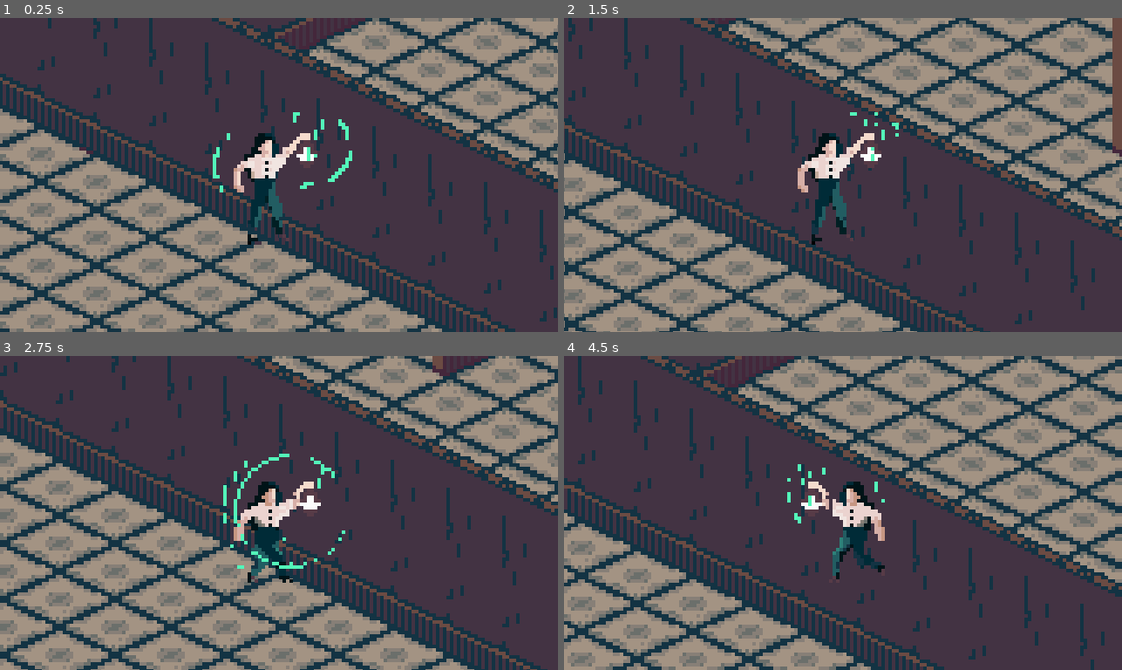
Above: before the commit, frames 1-4 (two rows, left to right).
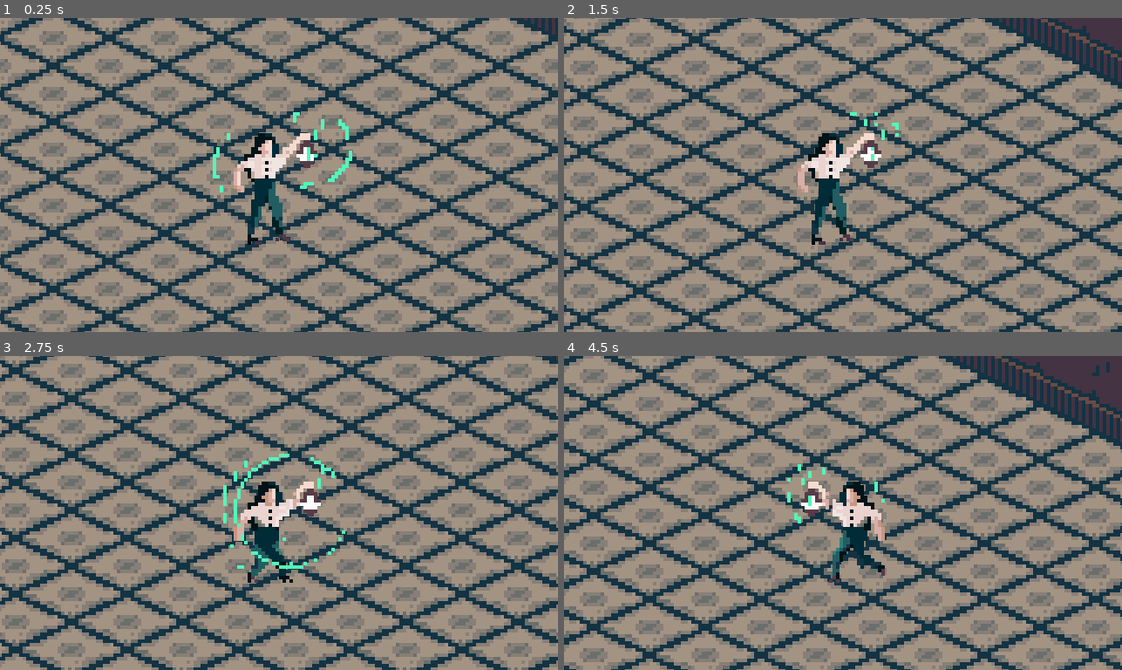
Above: after the commit, the same moments.

Repository: saya9729/Legacy
Game: Godot game, scene res://map.tscn
Same seed, same stepped clock (60 frames per second), same inputs: the game is played once before the commit and once after it.
Inputs:
- Up to frame 1 (0.25 s): no input
- Up to frame 2 (1.5 s): tap Enter at 0.5 s; hold Right (ui_right) 0.53-1.28 s; hold Down (ui_down) from 1.28 s (still down)
- Up to frame 3 (2.75 s): release Down (ui_down) at 2.03 s; hold Right (ui_right) from 2.03 s (still down)
- Up to frame 4 (4.5 s): release Right (ui_right) at 2.78 s; hold Up (ui_up) 2.78-3.53 s; hold Left (ui_left) from 3.53 s (still down)

The runs differ from the first frame. In frame 1, 80% of the frame differs, in the area x 0-100%, y 0-100%; in frame 2, 82%; in frame 3, 79%; in frame 4, 82%.

Commit message:
push lai vao main

Diff:
--- a/main character sprites/Player.tscn
+++ b/main character sprites/Player.tscn
@@ -37,9 +37,9 @@
 "name": "run left",
 "speed": 13.0
 }, {
-"frames": [ ExtResource( 28 ), ExtResource( 9 ), ExtResource( 21 ), ExtResource( 8 ), ExtResource( 29 ), ExtResource( 17 ), ExtResource( 23 ), ExtResource( 11 ) ],
+"frames": [ ExtResource( 27 ), ExtResource( 14 ), ExtResource( 19 ), ExtResource( 7 ), ExtResource( 24 ), ExtResource( 25 ), ExtResource( 2 ), ExtResource( 15 ) ],
 "loop": true,
-"name": "walk right",
+"name": "walk left",
 "speed": 10.0
 }, {
 "frames": [ ExtResource( 20 ), ExtResource( 16 ), ExtResource( 26 ), ExtResource( 6 ), ExtResource( 12 ) ],
@@ -47,14 +47,14 @@
 "name": "stand left",
 "speed": 10.0
 }, {
-"frames": [ ExtResource( 27 ), ExtResource( 14 ), ExtResource( 19 ), ExtResource( 7 ), ExtResource( 24 ), ExtResource( 25 ), ExtResource( 2 ), ExtResource( 15 ) ],
-"loop": true,
-"name": "walk left",
-"speed": 10.0
-}, {
 "frames": [ ExtResource( 5 ), ExtResource( 13 ), ExtResource( 3 ), ExtResource( 18 ), ExtResource( 10 ) ],
 "loop": true,
 "name": "stand right",
+"speed": 10.0
+}, {
+"frames": [ ExtResource( 28 ), ExtResource( 9 ), ExtResource( 21 ), ExtResource( 8 ), ExtResource( 29 ), ExtResource( 17 ), ExtResource( 23 ), ExtResource( 11 ) ],
+"loop": true,
+"name": "walk right",
 "speed": 10.0
 }, {
 "frames": [ ExtResource( 22 ), ExtResource( 28 ), ExtResource( 9 ), ExtResource( 21 ), ExtResource( 8 ), ExtResource( 29 ), ExtResource( 17 ), ExtResource( 23 ), ExtResource( 11 ) ],
@@ -65,9 +65,10 @@
 
 [sub_resource type="CapsuleShape2D" id=2]
 radius = 3.16827
-height = 5.64772
+height = 6.62421
 
 [node name="KinematicBody2D" type="KinematicBody2D"]
+position = Vector2( 0.353554, 0 )
 script = ExtResource( 1 )
 
 [node name="Sprite" type="Sprite" parent="."]
@@ -86,6 +87,5 @@
 current = true
 
 [node name="CollisionShape2D" type="CollisionShape2D" parent="."]
-position = Vector2( 0, -0.0117912 )
 rotation = 1.5708
 shape = SubResource( 2 )
--- a/map.tscn
+++ b/map.tscn
@@ -65,6 +65,7 @@
 centered_textures = true
 cell_clip_uv = true
 format = 1
-tile_data = PoolIntArray( -1310685, 3, 0, -1245149, 3, 0, -1 …(256 unchanged characters)… -65501, 3, 0, 35, 3, 0, 65571, 3, 0, 131107, 3, 0, 196643, 3, 0, 262179, 3, 0, 327715, 3, 0, 393251, 3, 0, 458787, 3, 0, 524323, 3, 0, 589859, …(751 unchanged characters)…
+tile_data = PoolIntArray( -1310685, 3, 0, -1245149, 3, 0, -1 …(256 unchanged characters)… -65501, 3, 0, 35, 3, 0, 65571, 3, 0, 131075, 0, 0, 131078, 0, 0, 131107, 3, 0, 196643, 3, 0, 262179, 3, 0, 393213, 0, 0, 327715, 3, 0, 393251, 3, 0, 458757, 0, 0, 458787, 3, 0, 524323, 3, 0, 589859, …(751 unchanged characters)…
 
 [node name="KinematicBody2D" parent="." instance=ExtResource( 3 )]
+position = Vector2( -115.482, 41.3191 )
